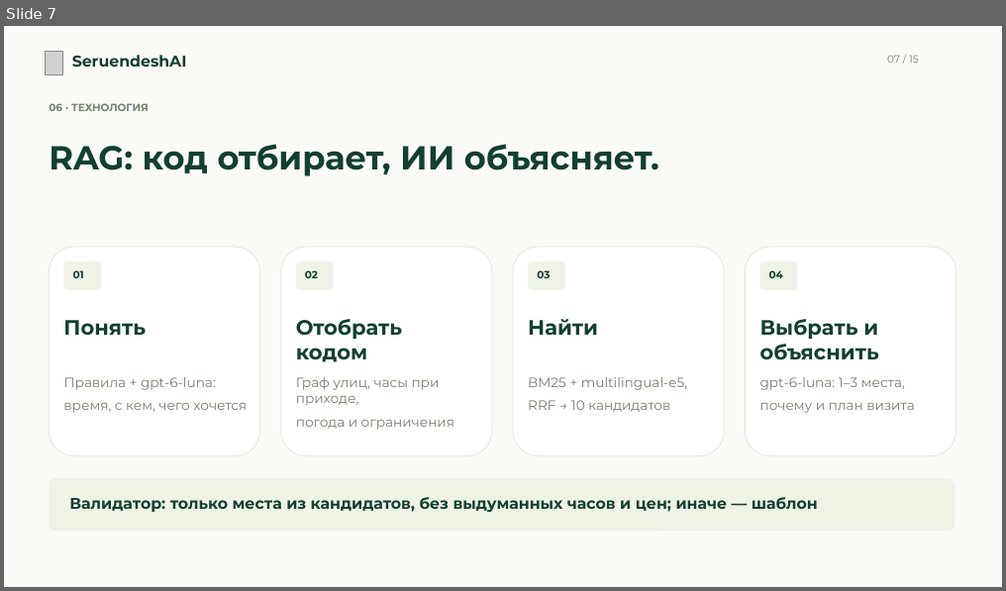
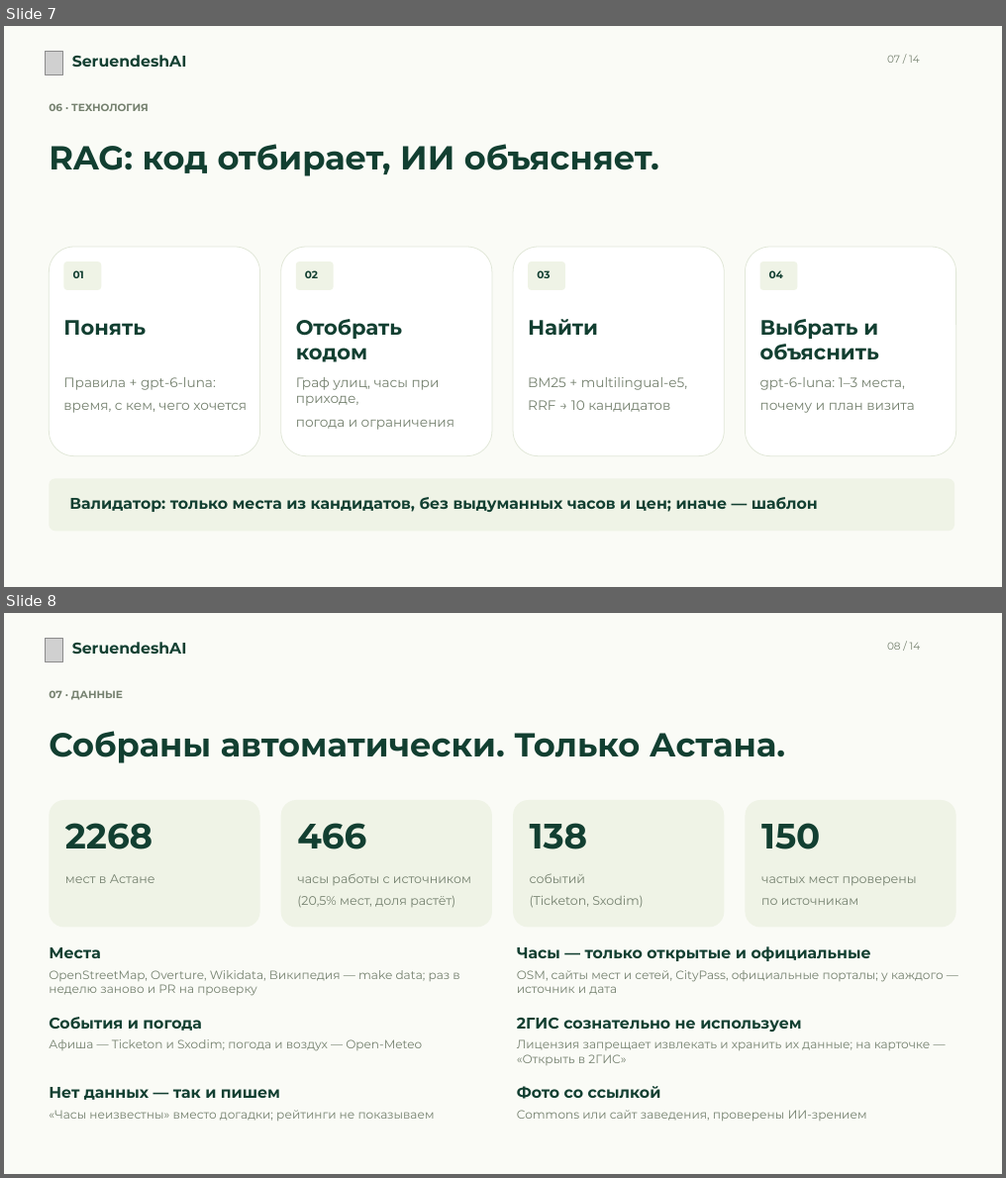
Before and after one commit to Abegerov4/SeruendeshAI, a slide deck: docs/presentation/SeruendeshAI-presentation.pptx. Shown one above the other, each under a label of ours: slide 7 before the commit, slides 7 and 8 after it. The pictures are 1006x591 and 1006x1178 pixels, drawn with LibreOffice and Linux fonts; fonts in the diff are those of the drawing; grey boxes stand for pictures. Boxes give left, top, right and bottom in pixels: in the first picture for what was removed or moved away, otherwise in the second. Text is boxed around its words. In the diff, an @@ line names an element or a change of style, - is before the commit and + after.

```diff
--- a/docs/presentation/SeruendeshAI-presentation.pptx
+++ b/docs/presentation/SeruendeshAI-presentation.pptx
@@ slide 8 added at (4,613,1002,1174), background #FAFBF6 @@
@@ picture added at (46,638,63,662) @@
@@ text added at (72,642,187,654), 15 pt, text #123F31, bold @@
+SeruendeshAI
@@ text added at (887,642,921,650), 10 pt, text #75816F @@
+08 / 14
@@ text added at (49,690,123,700), 10 pt, text #75816F, bold @@
+07 · ДАННЫЕ
@@ text added at (49,731,785,763), 32 pt, text #123F31, bold @@
+Собраны автоматически. Только Астана.
@@ rounded rectangle added at (49,800,260,928), fill #EFF3E6 @@
@@ rounded rectangle added at (281,800,492,928), fill #EFF3E6 @@
@@ rounded rectangle added at (513,800,724,928), fill #EFF3E6 @@
@@ rounded rectangle added at (746,800,956,928), fill #EFF3E6 @@
@@ text added at (65,823,152,850), 34 pt, text #123F31, bold @@
+2268
@@ text added at (297,823,366,850), 34 pt, text #123F31, bold @@
+466
@@ text added at (530,823,588,850), 34 pt, text #123F31, bold @@
+138
@@ text added at (761,823,820,850), 34 pt, text #123F31, bold @@
+150
@@ text added at (65,874,155,883), 12 pt, text #75816F @@
+мест в Астане
@@ text added at (297,873,471,908), 12 pt, text #75816F @@
+часы работы с источником
+(20,5% мест, доля растёт)
@@ text added at (530,873,643,908), 12 pt, text #75816F @@
+событий
+(Ticketon, Sxodim)
@@ text added at (761,876,917,905), 12 pt, text #75816F @@
+частых мест проверены
+по источникам
@@ text added at (49,948,101,959), 15 pt, text #123F31, bold @@
+Места
@@ text added at (517,947,871,961), 15 pt, text #123F31, bold @@
+Часы — только открытые и официальные
@@ text added at (49,970,459,996), 11.5 pt, text #75816F @@
+OpenStreetMap, Overture, Wikidata, Википедия — make data; раз в неделю заново и PR на проверку
@@ text added at (517,970,944,995), 11.5 pt, text #75816F @@
+OSM, сайты мест и сетей, CityPass, официальные порталы; у каждого — источник и дата
@@ text added at (49,1017,202,1031), 15 pt, text #123F31, bold @@
+События и погода
@@ text added at (517,1018,801,1032), 15 pt, text #123F31, bold @@
+2ГИС сознательно не используем
@@ text added at (49,1040,422,1052), 11.5 pt, text #75816F @@
+Афиша — Ticketon и Sxodim; погода и воздух — Open-Meteo
@@ text added at (517,1040,931,1065), 11.5 pt, text #75816F @@
+Лицензия запрещает извлекать и хранить их данные; на карточке — «Открыть в 2ГИС»
@@ text added at (49,1087,280,1100), 15 pt, text #123F31, bold @@
+Нет данных — так и пишем
@@ text added at (517,1086,661,1099), 15 pt, text #123F31, bold @@
+Фото со ссылкой
@@ text added at (49,1110,435,1121), 11.5 pt, text #75816F @@
+«Часы неизвестны» вместо догадки; рейтинги не показываем
@@ text added at (517,1110,867,1121), 11.5 pt, text #75816F @@
+Commons или сайт заведения, проверены ИИ-зрением
@@ slide 7 changed as well @@
@@ text at (887,55,920,63): text changed @@
-07 / 15
+07 / 14
```
Also in this commit, not shown: 12 other slides changed, 2 slides removed, 8 other files.
